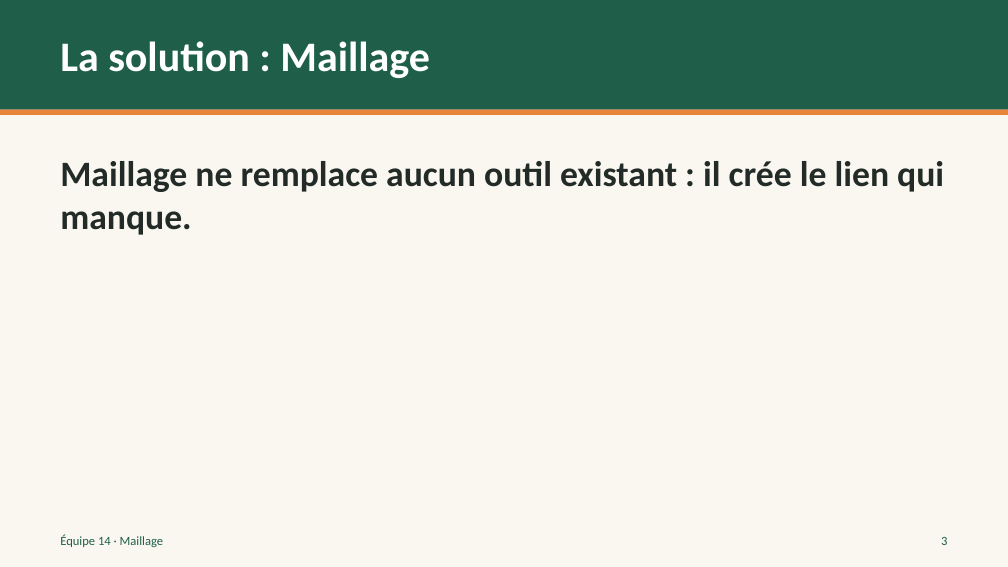
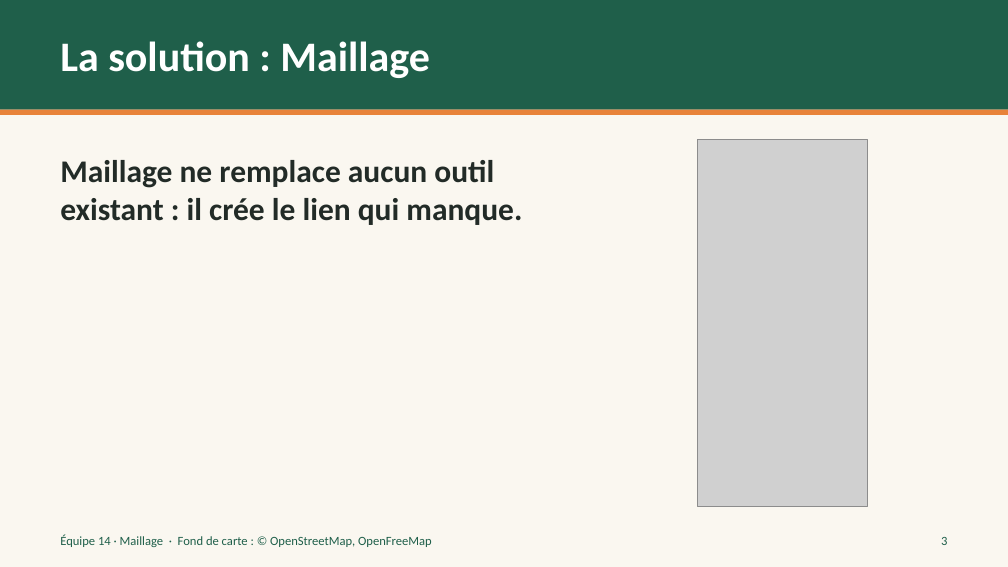
Before and after one commit to cianthiffault2006-png/hackathon-saint-roch-2026, a slide deck: slide 3 of docs/pitch/Maillage.pptx. Drawn at 1008x567 pixels with LibreOffice and Linux fonts; fonts in the diff are those of the drawing; grey boxes stand for pictures. Boxes give left, top, right and bottom in pixels: in the first picture for what was removed or moved away, otherwise in the second. Text is boxed around its words. In the diff, an @@ line names an element or a change of style, - is before the commit and + after.

```diff
--- a/docs/pitch/Maillage.pptx
+++ b/docs/pitch/Maillage.pptx
@@ text "Maillage ne remplace aucun outil ..." at [60,160,522,225]: size 34 to 30 pt @@
@@ picture added at [698,140,867,507] @@
@@ text at [60,535,432,547]: text changed @@
-Équipe 14 · Maillage
+Équipe 14 · Maillage · Fond de carte : © OpenStreetMap, OpenFreeMap
```
Also in this commit, not shown: 6 other slides changed, 12 other files.
